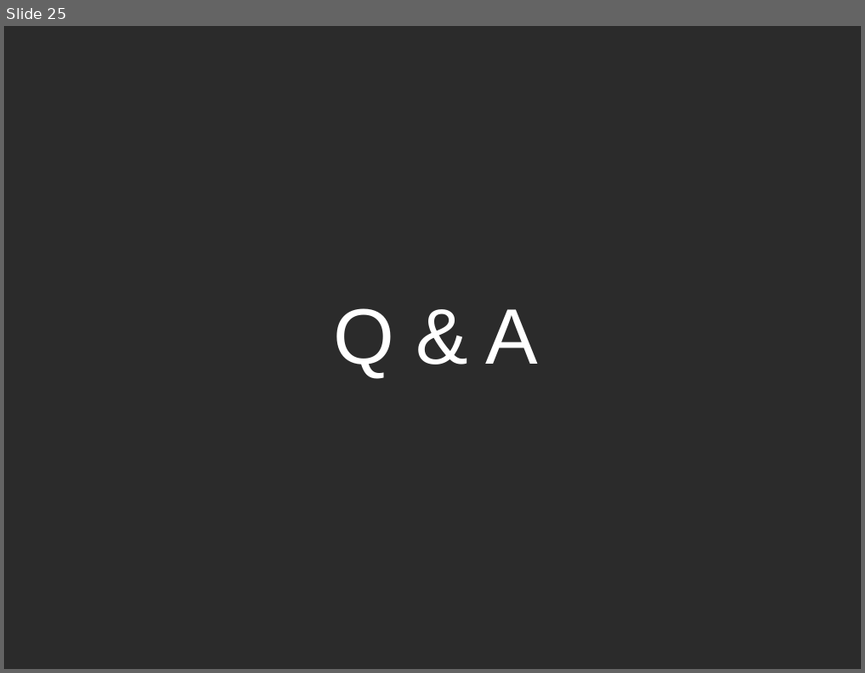
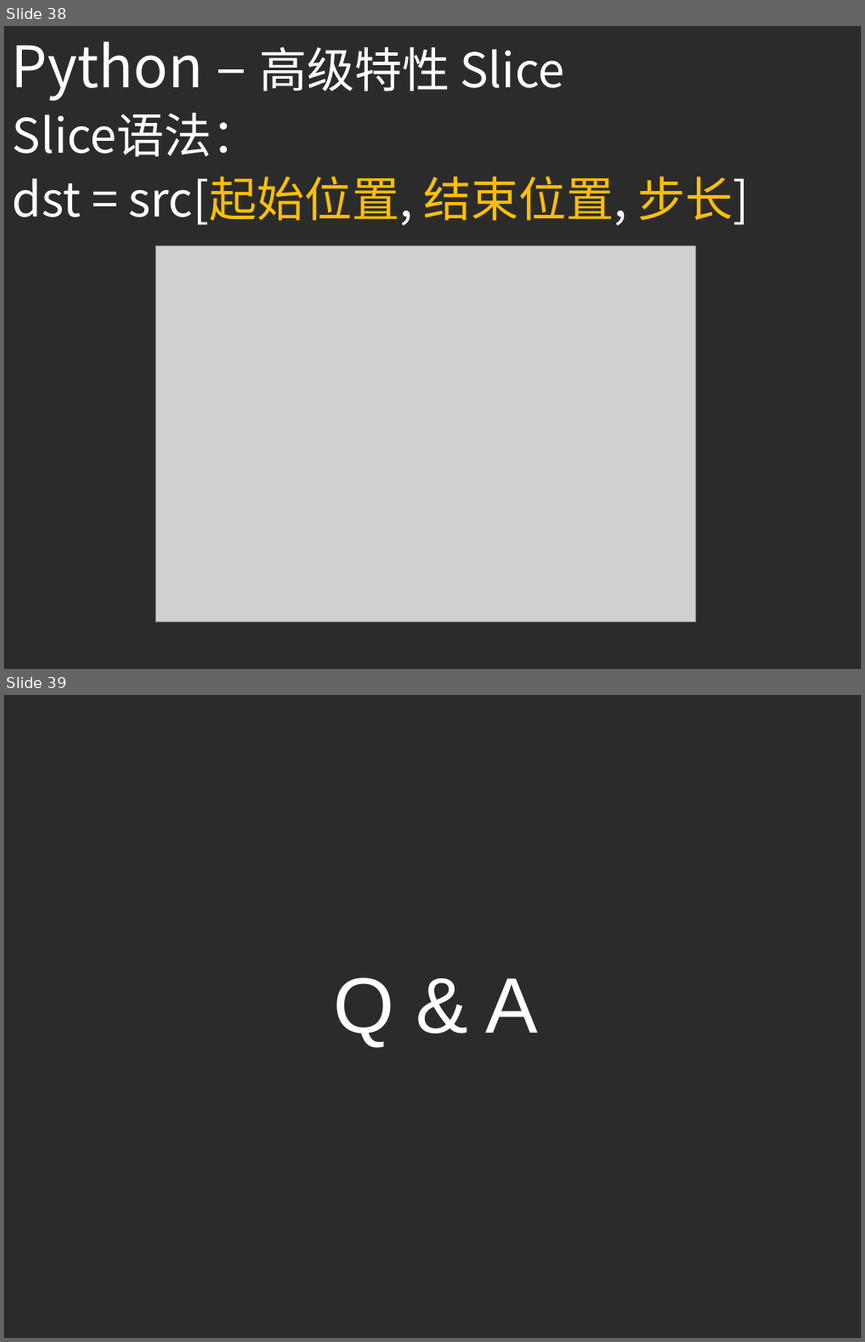
Before and after one commit to ouriris/ml-course, a slide deck: chapter.1/ppt/ML_CH1_Python_Basic.pptx. Shown one above the other, each under a label of ours: slide 25 before the commit, slides 38 and 39 after it. The pictures are 865x673 and 865x1342 pixels, drawn with LibreOffice and Linux fonts; fonts in the diff are those of the drawing; grey boxes stand for pictures; background and template pictures are left out; a plain dark background stands for a picture behind light text. Boxes give left, top, right and bottom in pixels: in the first picture for what was removed or moved away, otherwise in the second. Text is boxed around its words. In the diff, an @@ line names an element or a change of style, - is before the commit and + after.

Commit message:
Update Ch1 ppt, add python basic

```diff
--- a/chapter.1/ppt/ML_CH1_Python_Basic.pptx
+++ b/chapter.1/ppt/ML_CH1_Python_Basic.pptx
@@ slide 38 added at bbox=[4, 26, 861, 669], background picture (left out) @@
@@ text added at bbox=[12, 41, 565, 101], 40 pt, text #FFFFFF @@
+Python – 高级特性 Slice
@@ text added at bbox=[12, 113, 749, 226], 40 pt, text #FFFFFF @@
+Slice语法：
+dst = src[起始位置, 结束位置, 步长]
@@ picture added at bbox=[155, 246, 695, 622] @@
@@ what was slide 25 is now slide 39 @@
```
Also in this commit, not shown: 13 other slides added.
